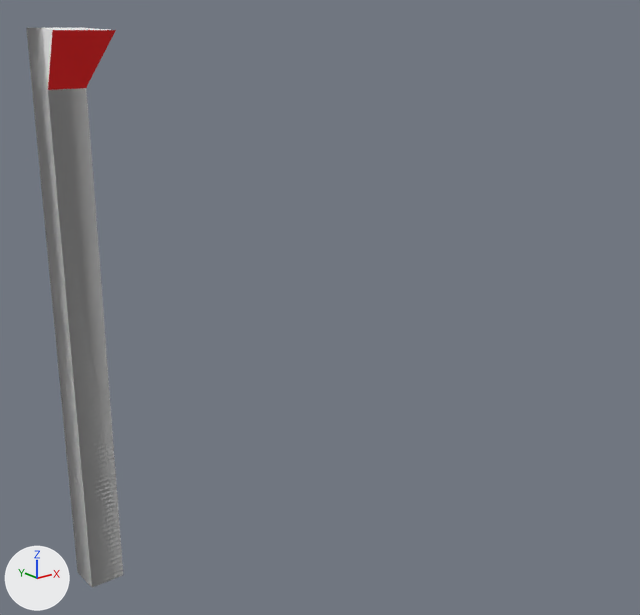
Renders of the Blender file Q4/Assets/Art/Modular Set/Models/TopLight_Corner.blend from each side of a commit.
One viewpoint serves both versions: a camera (50 mm lens) standing at (-3.68, -8.78, 3.08) and looking at (3.53, 0.23, -0.53). Every picture has the same lights, and +X, +Y and +Z are marked at lower left.

The scene before the commit, as lines of its bpy script (objects in view):
```python
me_cube_001 = bpy.data.meshes.new('Cube.001')
me_cube_001.from_pydata(...)  # 30 vertices, 28 faces; spans x -2.22..1.0, y -2.21..1.0, z -1.0..1.0
# faces by material slot: [24, 4]
me_cube_001.materials.append(mat_material_012)  # white #ffffff
me_cube_001.materials.append(mat_toplight_010)  # red #e70003
ob_blankwall_med4m_008 = bpy.data.objects.new('BlankWall_Med4M.008', me_cube_001)
ob_blankwall_med4m_008.location = (0.0, 0.0, 0.0)
ob_blankwall_med4m_008.rotation_euler = (0.0, 0.0, 1.571)  # degrees (0, 0, 90)
ob_blankwall_med4m_008.scale = (0.2, 0.2, 3.1)
```
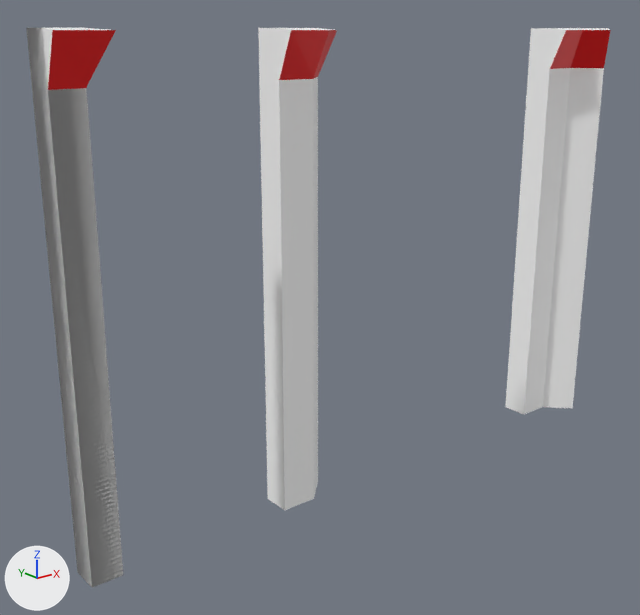
Pixel boxes (x1, y1, x2, y2) of what changed, in the pictures (640 x 615 px):
'BlankWall_Med4M.012', added
    after: (505, 28, 611, 414)
    faces in mat_material_014 (white #ffffff): (505, 28, 610, 414)
    faces in mat_toplight_014 (red #e70003): (550, 30, 611, 69)
'BlankWall_Med4M.011', added
    after: (258, 28, 337, 510)
    faces in mat_material_013 (white #ffffff): (258, 28, 332, 510)
    faces in mat_toplight_012 (red #e70003): (279, 30, 337, 80)

Patch to the scene script:
```diff
--- a/Q4/Assets/Art/Modular Set/Models/TopLight_Corner.blend.py
+++ b/Q4/Assets/Art/Modular Set/Models/TopLight_Corner.blend.py
@@ mat_toplight_012 @@
+mat_toplight_012 = principled_material('TopLight.012')
+mat_toplight_012.base_color = (0.8, 0.0, 0.000807)  # red #e70003
@@ mat_material_013 @@
+mat_material_013 = principled_material('Material.013')
+mat_material_013.base_color = (1.0, 1.0, 1.0)  # white #ffffff
@@ mat_toplight_014 @@
+mat_toplight_014 = principled_material('TopLight.014')
+mat_toplight_014.base_color = (0.8, 0.0, 0.000807)  # red #e70003
@@ mat_material_014 @@
+mat_material_014 = principled_material('Material.014')
+mat_material_014.base_color = (1.0, 1.0, 1.0)  # white #ffffff
@@ me_cube_011 @@
+me_cube_011.from_pydata(...)  # 30 vertices, 28 faces; spans x -3.1..1.0, y -2.21..2.18, z -1.0..1.0
+# faces by material slot: [22, 6]
+me_cube_011.materials.append(mat_material_013)  # white #ffffff
+me_cube_011.materials.append(mat_toplight_012)  # red #e70003
@@ me_cube_013 @@
+me_cube_013.from_pydata(...)  # 32 vertices, 28 faces; spans x -3.55..1.0, y -3.62..1.0, z -1.0..1.0
+# faces by material slot: [7, 21]
+me_cube_013.materials.append(mat_toplight_014)  # red #e70003
+me_cube_013.materials.append(mat_material_014)  # white #ffffff
@@ ob_blankwall_med4m_011 @@
+ob_blankwall_med4m_011 = bpy.data.objects.new('BlankWall_Med4M.011', me_cube_011)
+ob_blankwall_med4m_011.location = (3.12, 0.12, 0.0)
+ob_blankwall_med4m_011.rotation_euler = (0.0, 0.0, 0.785)  # degrees (0, 0, 45)
+ob_blankwall_med4m_011.scale = (0.25, 0.2, 3.1)
@@ ob_blankwall_med4m_012 @@
+ob_blankwall_med4m_012 = bpy.data.objects.new('BlankWall_Med4M.012', me_cube_013)
+ob_blankwall_med4m_012.location = (8.4, -0.24, 0.0)
+ob_blankwall_med4m_012.rotation_euler = (0.0, 0.0, -0.785)  # degrees (0, 0, -45)
+ob_blankwall_med4m_012.scale = (0.25, 0.2, 3.1)
```
